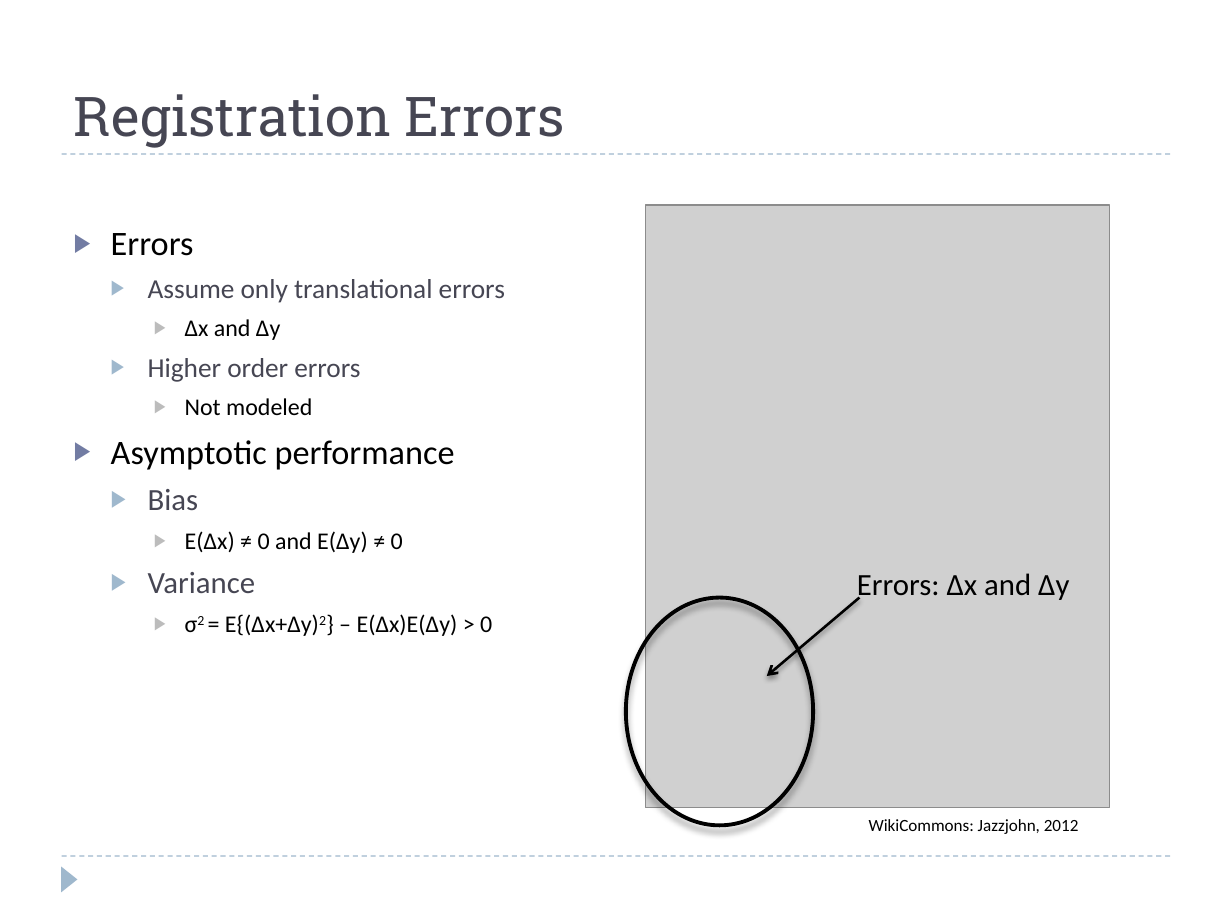
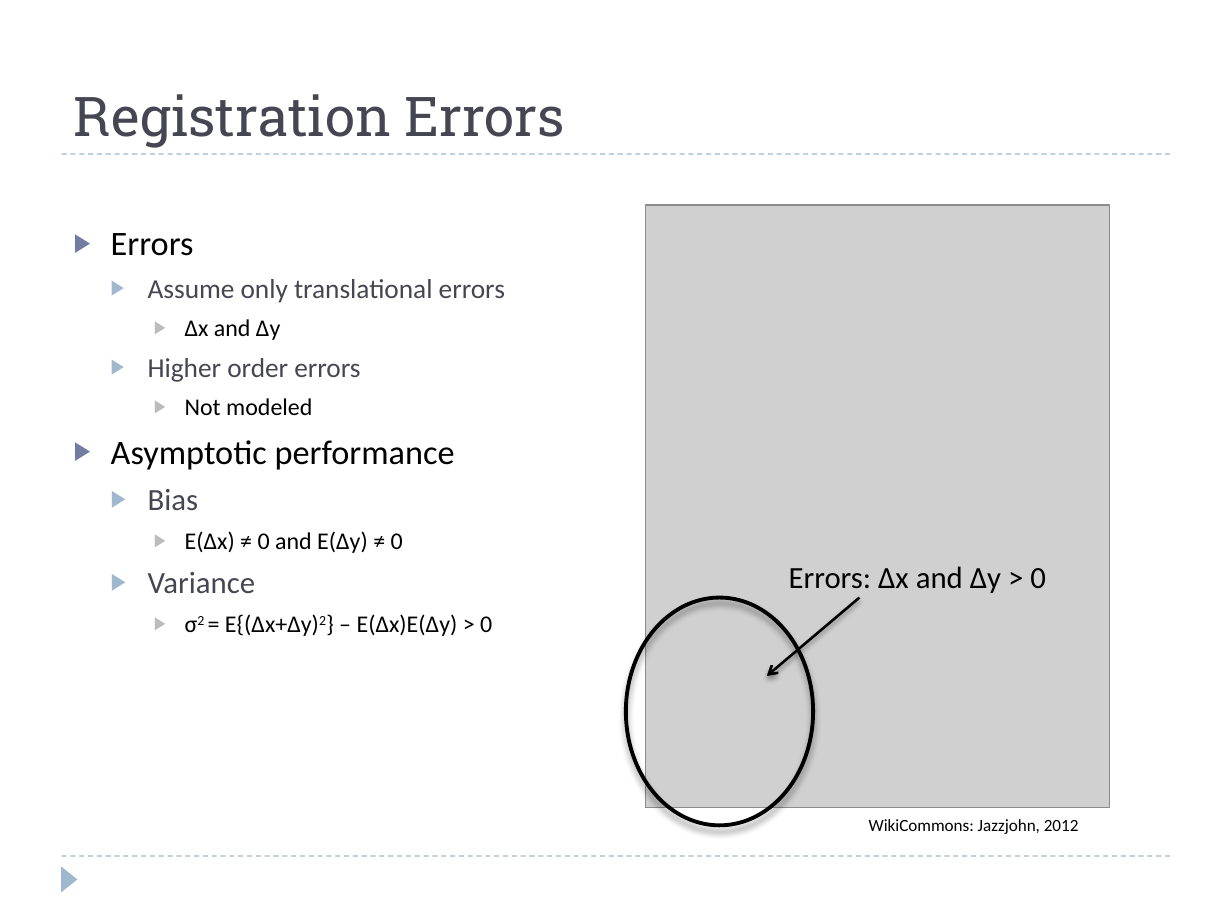
Before and after one commit to josh-gleason/CS679, a slide deck: slide 4 of Presentation/CS679Presentation2.pptx. Drawn at 1232x924 pixels with LibreOffice and Linux fonts; fonts in the diff are those of the drawing; grey boxes stand for pictures. Boxes give left, top, right and bottom in pixels: in the first picture for what was removed or moved away, otherwise in the second. Text is boxed around its words. In the diff, an @@ line names an element or a change of style, - is before the commit and + after.

```diff
--- a/Presentation/CS679Presentation2.pptx
+++ b/Presentation/CS679Presentation2.pptx
@@ text at box(789, 566, 1046, 597): text changed @@
-  Errors: Δx and Δy
+  Errors: Δx and Δy > 0
```
Also in this commit, not shown: 7 other slides changed.
